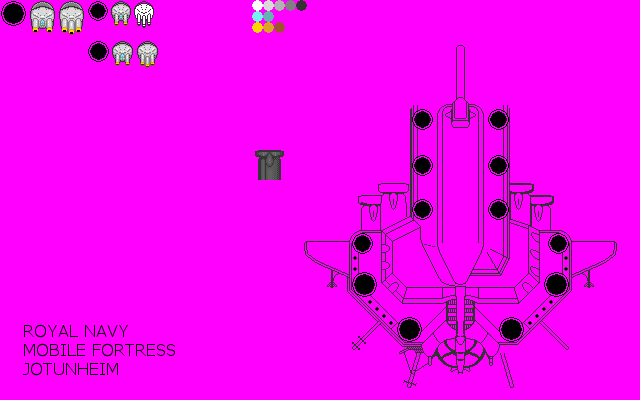
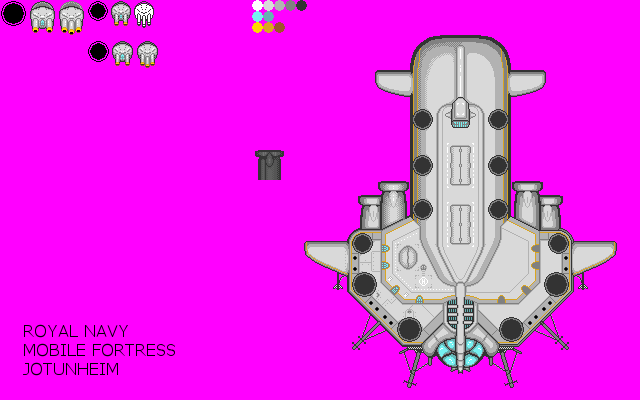
The second 640 x 400 image is a revision of the first. Changes to its layers:
painted on "Sprite" over [60, 1, 616, 387]
